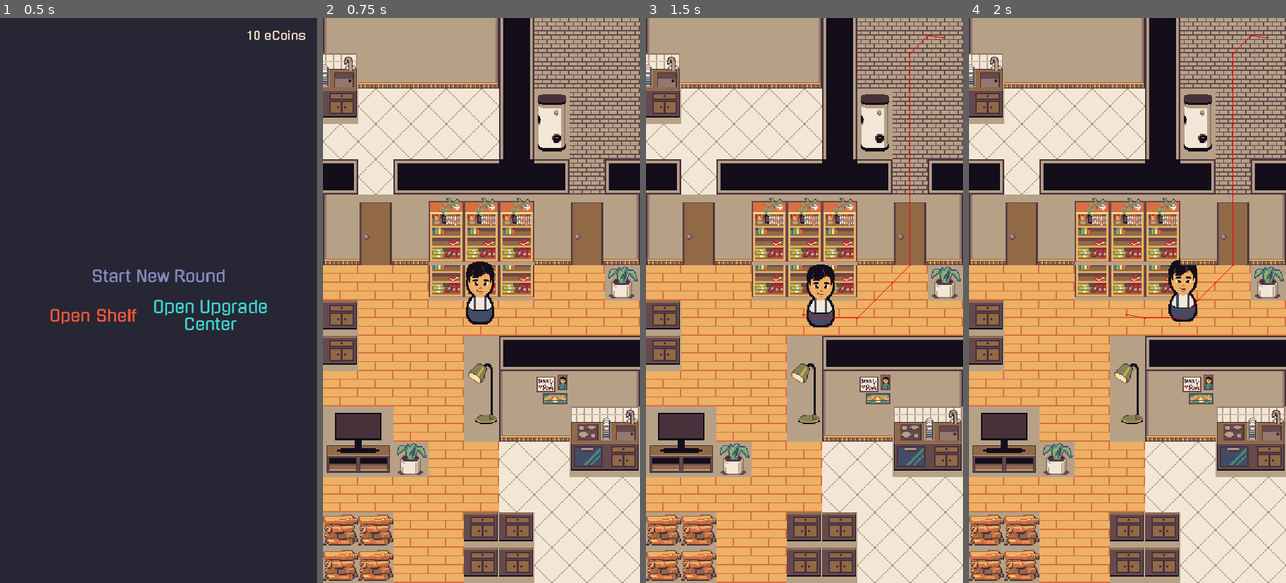
Above: before the commit, frames 1-4 (left to right).
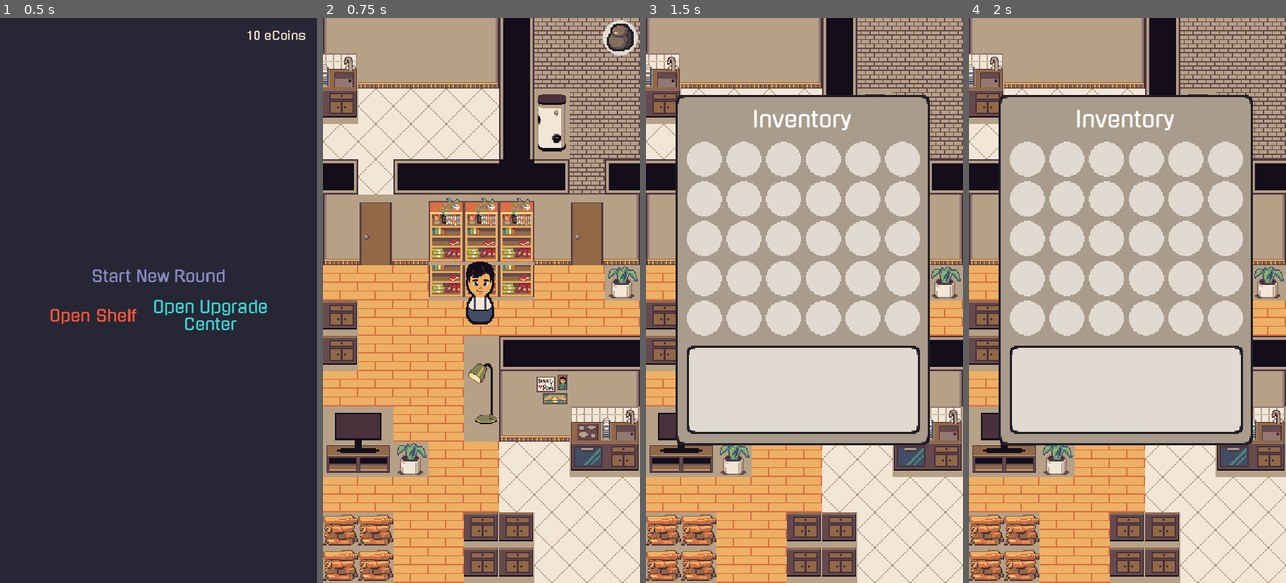
Above: after the commit, the same moments.

Repository: Spexify/emergenCity
Game: Godot game, scene res://preparePhase/home_menu.tscn
The game is run twice, just before and just after one commit, with the same random seed, the same clock (stepped at 60 frames per second) and the same inputs.
Inputs (mouse positions are in pixels of both pictures, inside the frame that each line leads up to):
- Up to frame 1 (0.5 s): no input
- Up to frame 2 (0.75 s): click "Start New Round" at 0.5 s
- Up to frame 3 (1.5 s): click (943, 40) at 1.27 s
- Up to frame 4 (2 s): no input

Frame 1 is identical in both runs. In frame 2, 0.5% of the frame differs, in the area x 88-100%, y 0-7%; in frame 3, 43%; in frame 4, 43%, in the area x 9-94%, y 3-76%.

Commit message:
Inventory GUI
Created Inventory GUI and button to access it

Diff:
--- a/godot/characters/avatar.gd
+++ b/godot/characters/avatar.gd
@@ -1,14 +1,14 @@
 extends CharacterBody2D
 
-@export var move_speed : float = 100
+@export var move_speed: float = 100
 @onready var navAgent := $NavigationAgent2D as NavigationAgent2D
 
-const SPEED : float = 300.0
+const SPEED: float = 300.0
 
 #func _ready():
 #	navAgent.set_target_desired_distance(5.0)
 
-func _physics_process(delta):
+func _physics_process(_delta):
 	var input_direction : Vector2
 
 	#Stop pathfinding-navigation, if close enough at target (set_target_desired_distance() doesn't seem to work)
@@ -32,11 +32,14 @@
 	move_and_slide()
 
 
-func _input(event):
+func _unhandled_input(event):
+	#var crisisPhaseNode = get_node("Chr") #get_tree().root
+
 	if ((event is InputEventMouseButton && event.pressed == true)
 	or (event is InputEventScreenTouch)):
-		var tileMap = get_node("/root/CrisisPhase/TileMap")
-		#if navAgent.is_target_reachable(): #funzt net ganz?
-		if !tileMap.clickedTileHasCollision(event.position):
-			navAgent.target_position = event.position
-		#print("Mouse Click at: ", event.position)
+		#if crisisPhaseNode.inputMode == crisisPhaseNode.INPUT_MODE.default:
+			var tileMap = get_node("/root/CrisisPhase/TileMap")
+			#if navAgent.is_target_reachable(): #funzt net ganz?
+			if !tileMap.clickedTileHasCollision(event.position):
+				navAgent.target_position = event.position
+			#print("Mouse Click at: ", event.position)
--- /dev/null
+++ b/godot/items/inventory.gd
@@ -0,0 +1,25 @@
+extends Control
+
+#const SLOT_CNT : int = 30
+var m_slotScene : PackedScene = preload("res://items/inventory_slot.tscn")
+var m_slotCnt : int
+
+## Constructor
+## Takes in a count of how many slot the inventory is supposed to have.
+func _init(p_slotCnt : int = 30):
+	m_slotCnt = p_slotCnt
+
+# Called when the node enters the scene tree for the first time.
+func _ready():
+	var gridContainer : GridContainer = get_node("Background/VBoxContainer/GridContainer")
+
+	for n in m_slotCnt:
+		var newSlot = m_slotScene.instantiate()
+		gridContainer.add_child(newSlot)
+
+	hide()
+
+
+# Called every frame. 'delta' is the elapsed time since the previous frame.
+func _process(_delta):
+	pass
--- /dev/null
+++ b/godot/items/inventory.tscn
@@ -0,0 +1,85 @@
+[gd_scene load_steps=5 format=3 uid="uid://b24quxaht4cs2"]
+
+[ext_resource type="Script" path="res://items/inventory.gd" id="1_tqkvy"]
+[ext_resource type="Texture2D" uid="uid://dl86ut36dn30w" path="res://res/gui/menu_box_gray.png" id="2_hyjk7"]
+[ext_resource type="FontFile" uid="uid://c1rf6xy7ekahi" path="res://fonts/Gugi-Regular.ttf" id="2_pt2y3"]
+[ext_resource type="Texture2D" uid="uid://bhbkdpt6i46vw" path="res://res/gui/menu_box_white.png" id="4_vq42c"]
+
+[node name="Inventory" type="Control"]
+z_index = 5
+layout_mode = 3
+anchors_preset = 8
+anchor_left = 0.5
+anchor_top = 0.5
+anchor_right = 0.5
+anchor_bottom = 0.5
+grow_horizontal = 2
+grow_vertical = 2
+scale = Vector2(4, 4)
+script = ExtResource("1_tqkvy")
+
+[node name="Background" type="NinePatchRect" parent="."]
+layout_mode = 1
+anchors_preset = 8
+anchor_left = 0.5
+anchor_top = 0.5
+anchor_right = 0.5
+anchor_bottom = 0.5
+offset_left = -115.0
+offset_top = -186.0
+offset_right = 116.0
+offset_bottom = 131.0
+grow_horizontal = 2
+grow_vertical = 2
+texture = ExtResource("2_hyjk7")
+patch_margin_left = 10
+patch_margin_top = 10
+patch_margin_right = 10
+patch_margin_bottom = 10
+
+[node name="Label" type="RichTextLabel" parent="Background"]
+custom_minimum_size = Vector2(0, 40)
+layout_mode = 1
+anchors_preset = 10
+anchor_right = 1.0
+offset_left = 1.0
+offset_top = 11.75
+offset_right = 681.0
+offset_bottom = 159.75
+grow_horizontal = 2
+scale = Vector2(0.25, 0.25)
+size_flags_vertical = 3
+theme_override_fonts/normal_font = ExtResource("2_pt2y3")
+theme_override_font_sizes/normal_font_size = 80
+bbcode_enabled = true
+text = "[center]Inventory[/center]
+"
+
+[node name="VBoxContainer" type="VBoxContainer" parent="Background"]
+layout_mode = 1
+anchors_preset = 7
+anchor_left = 0.5
+anchor_top = 1.0
+anchor_right = 0.5
+anchor_bottom = 1.0
+grow_horizontal = 2
+grow_vertical = 0
+
+[node name="GridContainer" type="GridContainer" parent="Background/VBoxContainer"]
+layout_mode = 2
+columns = 6
+
+[node name="MarginContainer" type="MarginContainer" parent="Background/VBoxContainer"]
+custom_minimum_size = Vector2(0, 30)
+layout_mode = 2
+theme_override_constants/margin_top = 5
+theme_override_constants/margin_bottom = 10
+
+[node name="TextBox" type="NinePatchRect" parent="Background/VBoxContainer/MarginContainer"]
+custom_minimum_size = Vector2(200, 80)
+layout_mode = 2
+texture = ExtResource("4_vq42c")
+patch_margin_left = 10
+patch_margin_top = 10
+patch_margin_right = 10
+patch_margin_bottom = 10
--- /dev/null
+++ b/godot/items/inventory_slot.tscn
@@ -0,0 +1,13 @@
+[gd_scene load_steps=2 format=3 uid="uid://bok7vi7332765"]
+
+[ext_resource type="Texture2D" uid="uid://cy4w2cc23koua" path="res://res/button_inventory_bg.png" id="1_ue0uc"]
+
+[node name="inventory_slot" type="Panel"]
+self_modulate = Color(1, 1, 1, 0)
+custom_minimum_size = Vector2(32, 32)
+offset_right = 20.0
+offset_bottom = 20.0
+
+[node name="Sprite2D" type="Sprite2D" parent="."]
+texture = ExtResource("1_ue0uc")
+centered = false
--- a/godot/levels/TileMap.gd
+++ b/godot/levels/TileMap.gd
@@ -7,7 +7,7 @@
 
 
 # Called every frame. 'delta' is the elapsed time since the previous frame.
-func _process(delta):
+func _process(_delta):
 	pass
 
 
--- /dev/null
+++ b/godot/levels/crisis_phase.gd
@@ -0,0 +1,49 @@
+extends Node2D
+
+enum INPUT_MODE{
+  default,
+  inventory
+}
+
+var inventoryScene : PackedScene = preload("res://items/inventory.tscn")
+var inputMode : INPUT_MODE = INPUT_MODE.default
+
+# Called when the node enters the scene tree for the first time.
+func _ready():
+	pass # Replace with function body.
+
+
+# Called every frame. 'delta' is the elapsed time since the previous frame.
+func _process(_delta):
+	pass
+
+
+func _on_btn_backpack_pressed():
+	toggle_inventory()
+
+
+func _input(event):
+	if ((event is InputEventMouseButton && event.pressed == true)
+	or (event is InputEventScreenTouch)):
+		if inputMode == INPUT_MODE.inventory:
+			toggle_inventory()
+			get_viewport().set_input_as_handled()
+
+
+func toggle_inventory() -> void:
+	var GUINode = get_node("GUI")
+	var inventoryGUINode = get_node("GUI/Inventory")
+	var btnBackpackNode = get_node("BtnBackpack")
+
+	if inputMode == INPUT_MODE.inventory: #hide
+		get_node("BtnBackpack").hide()
+		btnBackpackNode.show()
+		GUINode.hide()
+		inventoryGUINode.hide()
+		inputMode = INPUT_MODE.default
+
+	else: #show
+		btnBackpackNode.hide()
+		GUINode.show()
+		inventoryGUINode.show()
+		inputMode = INPUT_MODE.inventory
--- a/godot/levels/crisis_phase.tscn
+++ b/godot/levels/crisis_phase.tscn
@@ -1,8 +1,11 @@
-[gd_scene load_steps=24 format=3 uid="uid://cdqgsn775dgsp"]
-
+[gd_scene load_steps=27 format=3 uid="uid://cdqgsn775dgsp"]
+
+[ext_resource type="Texture2D" uid="uid://c343c8eflu7yf" path="res://res/button_backpack.png" id="1_07xlw"]
+[ext_resource type="Script" path="res://levels/crisis_phase.gd" id="1_23hjb"]
 [ext_resource type="PackedScene" uid="uid://cku3etpcuk085" path="res://characters/avatar.tscn" id="1_mrtgi"]
 [ext_resource type="Texture2D" uid="uid://cs1cwun2pfgmn" path="res://res/emergenCITY_sprites_colorful.png" id="2_nui4g"]
 [ext_resource type="Script" path="res://levels/TileMap.gd" id="3_26jf5"]
+[ext_resource type="PackedScene" uid="uid://b24quxaht4cs2" path="res://items/inventory.tscn" id="6_mo744"]
 
 [sub_resource type="NavigationPolygon" id="NavigationPolygon_hg8xi"]
 vertices = PackedVector2Array(-64, -64, 64, -64, 64, 64, -64, 64)
@@ -689,6 +692,7 @@
 size = Vector2(20, 2048)
 
 [node name="CrisisPhase" type="Node2D"]
+script = ExtResource("1_23hjb")
 
 [node name="CharacterBody2D" parent="." instance=ExtResource("1_mrtgi")]
 position = Vector2(571, 1075)
@@ -720,3 +724,29 @@
 [node name="RightBorder" type="CollisionShape2D" parent="LevelBorders"]
 position = Vector2(1162, 1024)
 shape = SubResource("RectangleShape2D_yx03m")
+
+[node name="BtnBackpack" type="TextureButton" parent="."]
+z_index = 2
+offset_left = 1016.0
+offset_top = 8.0
+offset_right = 1144.0
+offset_bottom = 136.0
+texture_normal = ExtResource("1_07xlw")
+
+[node name="GUI" type="CenterContainer" parent="."]
+visible = false
+custom_minimum_size = Vector2(284, 512)
+anchors_preset = 15
+anchor_right = 1.0
+anchor_bottom = 1.0
+offset_right = 284.0
+offset_bottom = 512.0
+grow_horizontal = 2
+grow_vertical = 2
+scale = Vector2(4, 4)
+
+[node name="Inventory" parent="GUI" instance=ExtResource("6_mo744")]
+visible = false
+layout_mode = 2
+
+[connection signal="pressed" from="BtnBackpack" to="." method="_on_btn_backpack_pressed"]
Binary file added: godot/res/button_backpack.aseprite
Binary file added: godot/res/button_backpack.png
Not shown, added: godot/res/button_backpack.png.import
Binary file added: godot/res/button_inventory_bg.aseprite
Binary file added: godot/res/button_inventory_bg.png
Not shown, added: godot/res/button_inventory_bg.png.import
Binary file added: godot/res/gui/menu_bg.aseprite
Not shown, added: godot/res/gui/menu_bg.png.import
Binary file added: godot/res/gui/menu_box_gray.png
Not shown, added: godot/res/gui/menu_box_gray.png.import
Binary file added: godot/res/gui/menu_box_white.png
Not shown, added: godot/res/gui/menu_box_white.png.import
(and 6 more such lines)
